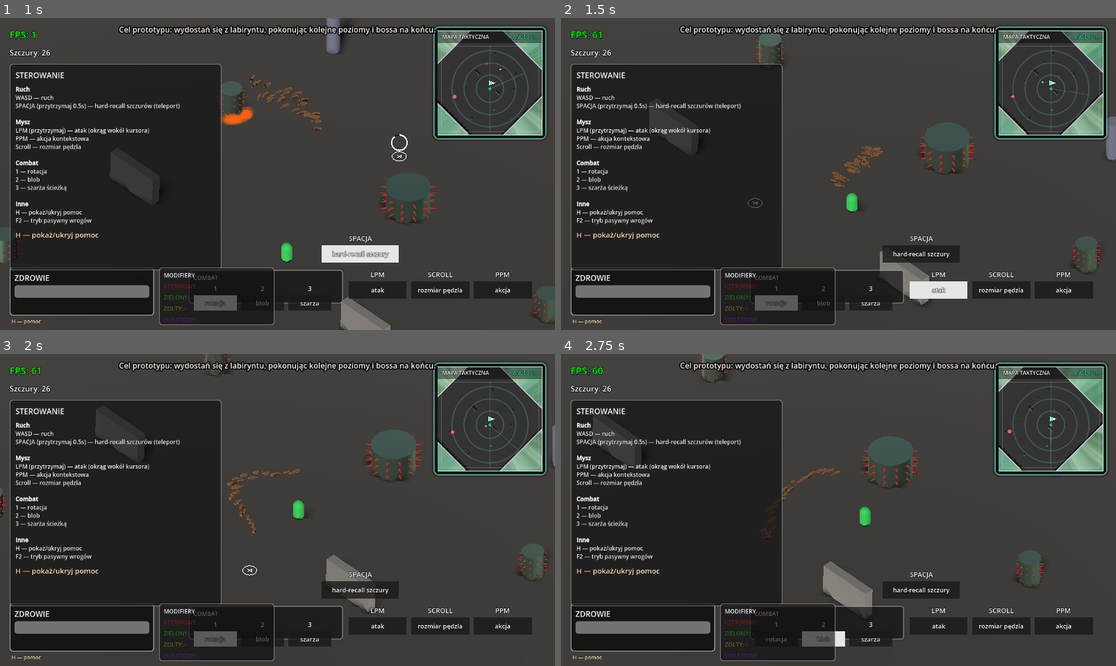
Above: before the commit, frames 1-4 (two rows, left to right).
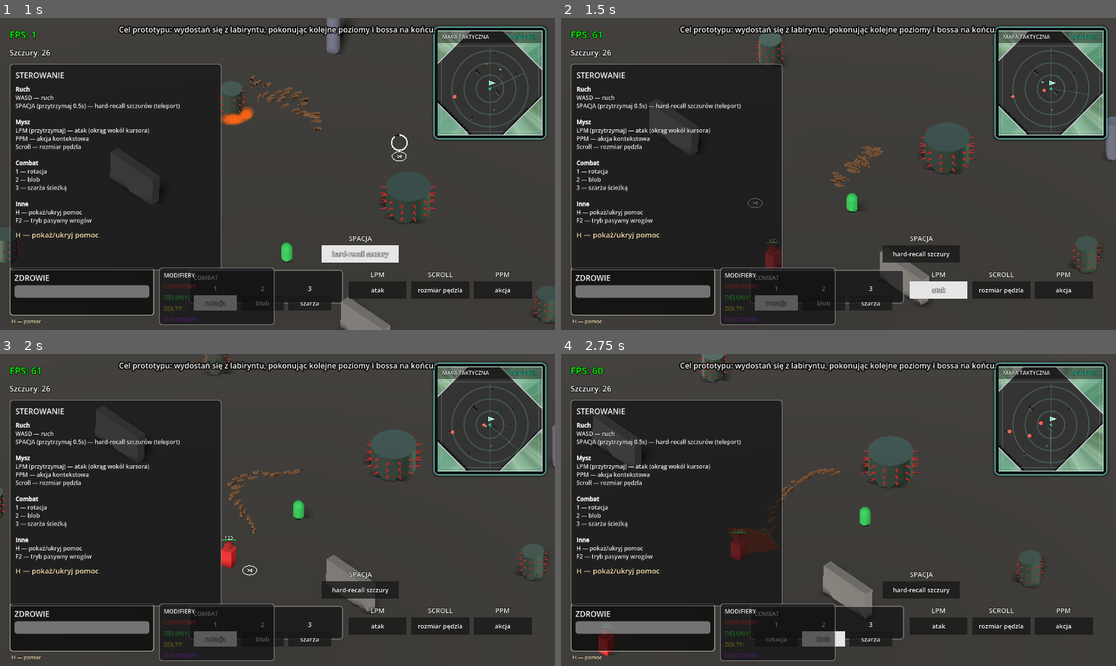
Above: after the commit, the same moments.

Repository: VirtuaIL/ZTGK-Prototyp
Game: Godot game, scene res://scenes/main.tscn
Two runs of this game, one before a commit and one after it. Both use one fixed random seed, a clock stepped at 60 frames per second and the inputs below.
Inputs (mouse positions are in pixels of both pictures, inside the frame that each line leads up to):
- Up to frame 1 (1 s): tap Enter at 0.5 s; move the mouse to (399, 158) at 0.52 s; hold D (move_right) from 0.53 s (still down); hold Space (recall_rats) from 0.53 s (still down); click (399, 158) at 0.67 s
- Up to frame 2 (1.5 s): release D (move_right) at 1.25 s; release Space (recall_rats) at 1.25 s; drag from (727, 189) to (810, 236) at 1.27 s
- Up to frame 3 (2 s): no input
- Up to frame 4 (2.75 s): move the mouse to (894, 441) at 2.02 s; hold D (move_right) from 2.03 s (still down); tap 2 at 2.1 s

Frame 1 is identical in both runs. In frame 2, 0.2% of the frame differs, in the area x 36-88%, y 22-81%; in frame 3, 0.2%; in frame 4, 0.8%, in the area x 6-87%, y 21-97%.

Commit message:
tweak enemies count

Diff:
--- a/scenes/main.tscn
+++ b/scenes/main.tscn
@@ -59,8 +59,8 @@
 
 [node name="Main" type="Node3D" unique_id=709470400]
 script = ExtResource("1_script")
-wave_total_enemies = 5
-wave_max_concurrent = 1
+wave_total_enemies = 28
+wave_max_concurrent = 7
 wild_rat_spawn_interval = 5.0
 wild_rat_group_count_max = 7
 wild_rat_count_per_group_min = 1
